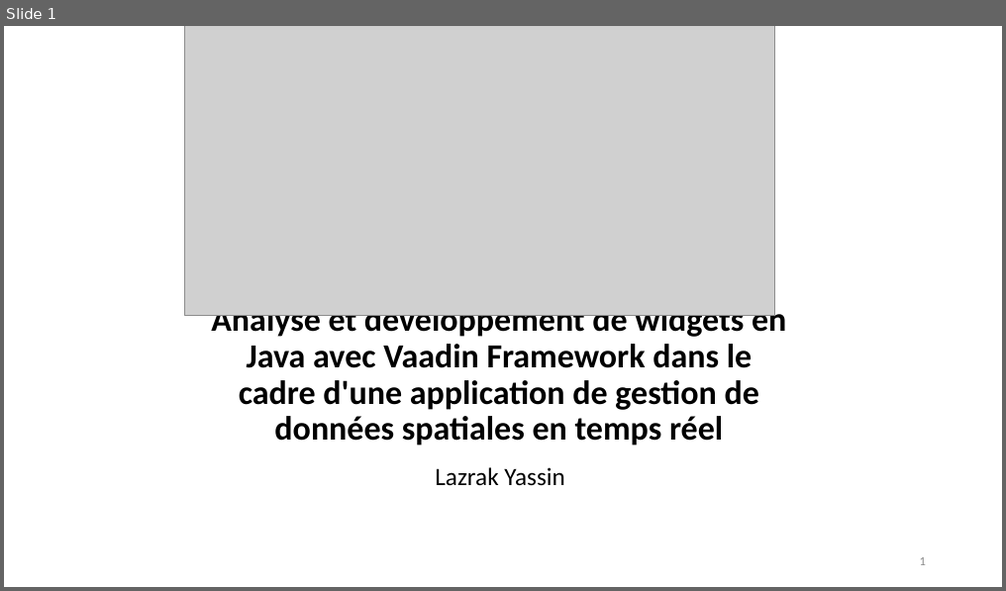
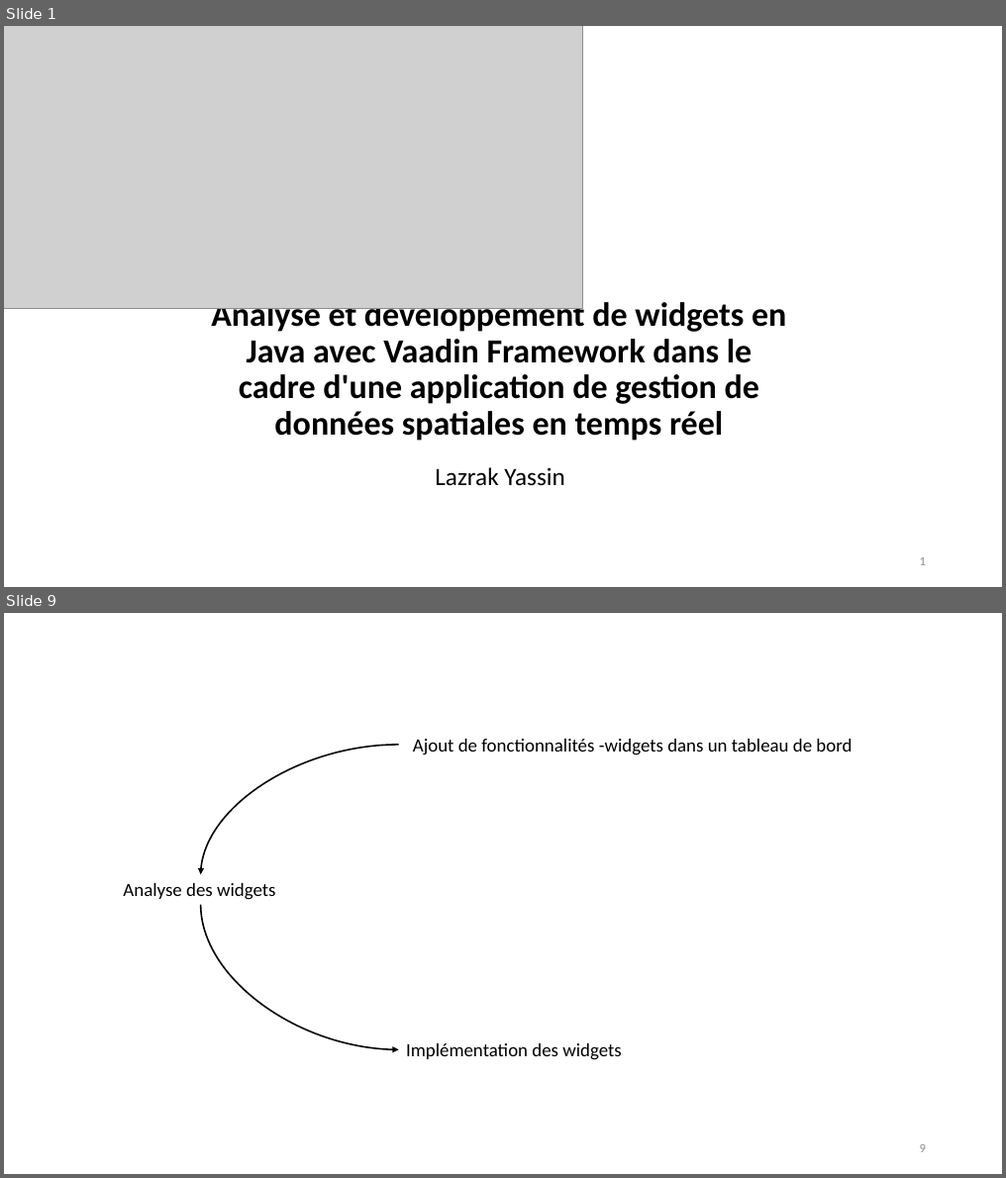
Before and after one commit to etu26048/TFE, a slide deck: DéfenseOrale.pptx. Shown one above the other, each under a label of ours: slide 1 before the commit, slides 1 and 9 after it; the slides between them are not shown. The pictures are 1006x591 and 1006x1178 pixels, drawn with LibreOffice and Linux fonts; fonts in the diff are those of the drawing; grey boxes stand for pictures; background and template pictures are left out. Boxes give left, top, right and bottom in pixels: in the first picture for what was removed or moved away, otherwise in the second. Text is boxed around its words. In the diff, an @@ line names an element or a change of style, - is before the commit and + after.

Commit message:
ajout power point

```diff
--- a/DéfenseOrale.pptx
+++ b/DéfenseOrale.pptx
@@ slide 9 added at (x1=4, y1=613, x2=1002, y2=1174), background picture (left out) @@
@@ rectangle added at (x1=399, y1=700, x2=915, y2=788), fill #FFFFFF, outline #FFFFFF 1 pt @@
@@ curved arrow added from (399, 745) to (201, 875), #000000 1.5 pt @@
@@ text added at (x1=413, y1=739, x2=851, y2=756), 18 pt, text #000000 @@
+Ajout de fonctionnalités -widgets dans un tableau de bord
@@ text added at (x1=123, y1=883, x2=275, y2=900), 18 pt, text #000000 @@
+Analyse des widgets
@@ curved arrow added from (201, 905) to (399, 1051), #000000 1.5 pt @@
@@ text added at (x1=406, y1=1044, x2=621, y2=1060), 18 pt, text #000000 @@
+Implémentation des widgets
@@ page number added at (x1=920, y1=1145, x2=926, y2=1153), 12 pt, text #8C8C8C @@
+9
@@ slide 1 changed as well @@
@@ picture resized from (x1=185, y1=26, x2=774, y2=316) to (x1=4, y1=26, x2=583, y2=309) @@
@@ title "Analyse et développement de widgets ..." moved from (x1=211, y1=303, x2=786, y2=446) to (x1=211, y1=298, x2=786, y2=441) @@
```
Also in this commit, not shown: 3 other slides changed, 22 other slides added, 5 slides removed.
